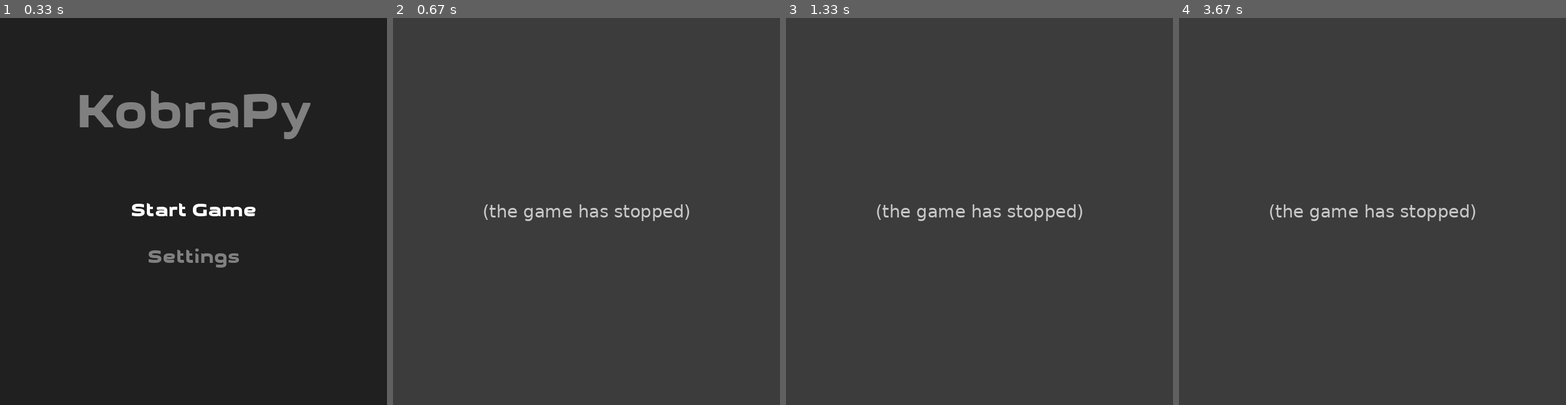
Above: before the commit, frames 1-4 (left to right).
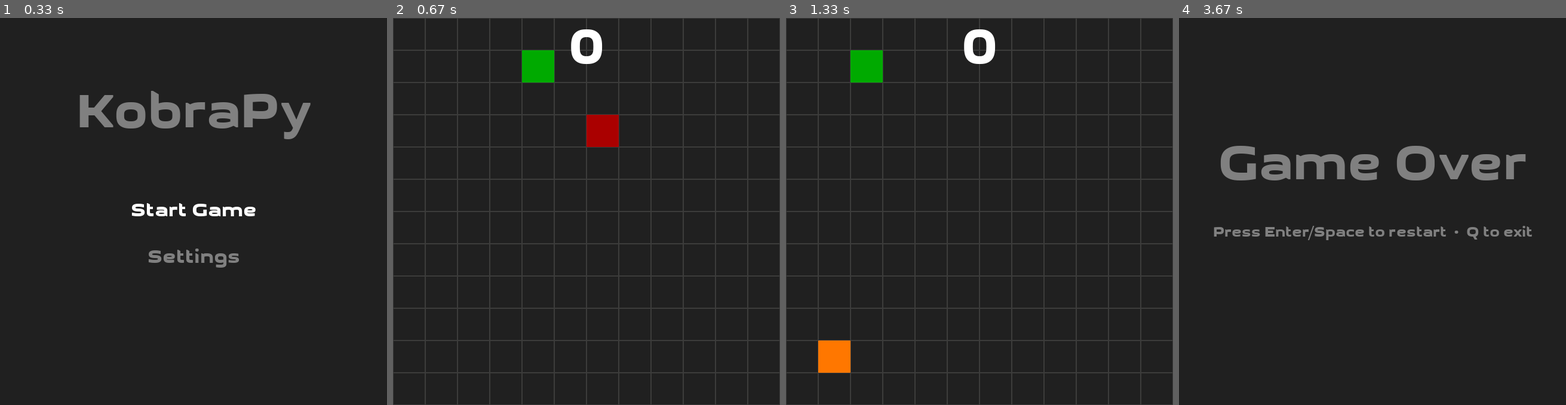
Above: after the commit, the same moments.

Repository: fossguild/naja
Game: pygame game, started from kobra.py
The game is run twice, just before and just after one commit, with the same random seed, the same clock (stepped at 60 frames per second) and the same inputs.
Inputs:
- Up to frame 1 (0.33 s): no input
- Up to frame 2 (0.67 s): tap Enter at 0.33 s
- Up to frame 3 (1.33 s): hold Up 0.67-1.13 s; tap Enter at 1.17 s
- Up to frame 4 (3.67 s): tap A at 2.3 s

Frame 1 is identical in both runs. In frame 2, 93% of the frame differs, in the area x 0-100%, y 0-100%; in frame 3, 93%; in frame 4, 100%.
Error before the commit: TypeError: Apple.__init__() missing 1 required positional argument: 'snake' (kobra.py line 598); the game stopped at 0.33 s (later frames are placeholders)

Commit message:
refactor: create base Fruit class and remove points system
- Add base Fruit class to eliminate code duplication
- All fruits now properly avoid spawning on snake
- Adjust spawn rates: 65% apple, 25% grape, 10% orange
- Keep fruit effects: apple (+1), orange (+2), grape (+1, slows down)

Diff:
--- a/kobra.py
+++ b/kobra.py
@@ -449,7 +449,7 @@
     # This function is called at each loop interation.
 
     def update(self):
-        global current_fruit, player_score
+        global current_fruit
 
         # Calculate the head's next position based on current movement
         next_x = self.head.x + self.xmov * GRID_SIZE
@@ -495,9 +495,8 @@
             # Reset speed
             self.speed = CLOCK_TICKS
 
-            # Reset fruit and score
-            current_fruit = spawn_random_fruit()
-            player_score = 0
+            # Reset fruit
+            current_fruit = spawn_random_fruit(self)
 
         # Move the snake.
 
@@ -524,8 +523,10 @@
 ##
 
 
-class Apple:
-    def __init__(self, snake):
+class Fruit:
+    """Base class for all fruits with common behavior."""
+
+    def __init__(self, snake, color, growth, speed_modifier):
         # Keep trying until we find a free grid cell (not on the snake).
         while True:
             self.x = random.randrange(0, WIDTH, GRID_SIZE)
@@ -537,53 +538,45 @@
             if head_free and tail_free:
                 break
 
-        # Set apple properties
-        self.points = 1  # Apple gives 1 point
-        self.growth = 1  # Apple grows snake by 1 segment
-        self.speed_modifier = 1.0  # No speed change
+        # Set fruit properties
+        self.color = color
+        self.growth = growth
+        self.speed_modifier = speed_modifier
 
     # This function is called each iteration of the game loop
     def update(self):
-        # Draw the apple
-        pygame.draw.rect(arena, APPLE_COLOR, self.rect)
-
-
-class Orange:
-    def __init__(self):
-        # Pick a random position within the game arena
-        self.x = int(random.randint(0, WIDTH) / GRID_SIZE) * GRID_SIZE
-        self.y = int(random.randint(0, HEIGHT) / GRID_SIZE) * GRID_SIZE
-
-        # Create an orange at that location
-        self.rect = pygame.Rect(self.x, self.y, GRID_SIZE, GRID_SIZE)
-        self.points = 2  # Orange gives 2 points
-        self.growth = 2  # Orange grows snake by 2 segments
-        self.speed_modifier = 1.0  # No speed change
-
-    # This function is called each interation of the game loop
-
-    def update(self):
-        # Drop the orange
-        pygame.draw.rect(arena, ORANGE_COLOR, self.rect)
-
-
-class Grape:
-    def __init__(self):
-        # Pick a random position within the game arena
-        self.x = int(random.randint(0, WIDTH) / GRID_SIZE) * GRID_SIZE
-        self.y = int(random.randint(0, HEIGHT) / GRID_SIZE) * GRID_SIZE
-
-        # Create a grape at that location
-        self.rect = pygame.Rect(self.x, self.y, GRID_SIZE, GRID_SIZE)
-        self.points = 3  # Grape gives 3 points
-        self.growth = 1  # Grape grows snake by 1 segment (normal)
-        self.speed_modifier = 0.8  # Grape slows down the snake (20% slower)
-
-    # This function is called each interation of the game loop
-
-    def update(self):
-        # Drop the grape
-        pygame.draw.rect(arena, GRAPE_COLOR, self.rect)
+        # Draw the fruit
+        pygame.draw.rect(arena, self.color, self.rect)
+
+
+class Apple(Fruit):
+    def __init__(self, snake):
+        super().__init__(
+            snake=snake,
+            color=APPLE_COLOR,
+            growth=1,  # Apple grows snake by 1 segment
+            speed_modifier=1.0,  # No speed change
+        )
+
+
+class Orange(Fruit):
+    def __init__(self, snake):
+        super().__init__(
+            snake=snake,
+            color=ORANGE_COLOR,
+            growth=2,  # Orange grows snake by 2 segments
+            speed_modifier=1.0,  # No speed change
+        )
+
+
+class Grape(Fruit):
+    def __init__(self, snake):
+        super().__init__(
+            snake=snake,
+            color=GRAPE_COLOR,
+            growth=1,  # Grape grows snake by 1 segment (normal)
+            speed_modifier=0.8,  # Grape slows down the snake (20% slower)
+        )
 
 
 ##
@@ -591,15 +584,15 @@
 ##
 
 
-def spawn_random_fruit():
-    # Spawn a random fruit based on weighted probabilities.
+def spawn_random_fruit(snake):
+    """Spawn a random fruit based on weighted probabilities."""
     rand = random.random()
     if rand < 0.65:  # 65% chance for apple
-        return Apple()
-    elif rand < 0.85:  # 20% chance for orange
-        return Orange()
-    else:  # 15% for grape
-        return Grape()
+        return Apple(snake)
+    elif rand < 0.90:  # 25% chance for grape
+        return Grape(snake)
+    else:  # 10% chance for orange
+        return Orange(snake)
 
 
 ##
@@ -621,10 +614,7 @@
 snake = Snake()  # create with the final, chosen GRID_SIZE
 
 # Initialize fruit (only one fruit at a time)
-current_fruit = spawn_random_fruit()
-
-# Score tracking
-player_score = 0
+current_fruit = spawn_random_fruit(snake)
 
 ##
 ## Main loop
@@ -710,11 +700,8 @@
             # Apple/Orange: increase speed as before
             snake.speed = min(snake.speed * 1.1, MAX_SPEED)
 
-        # Add points
-        player_score += current_fruit.points
-
         # Spawn a new random fruit
-        current_fruit = spawn_random_fruit()
+        current_fruit = spawn_random_fruit(snake)
 
     # Update display and move clock.
     pygame.display.update()
